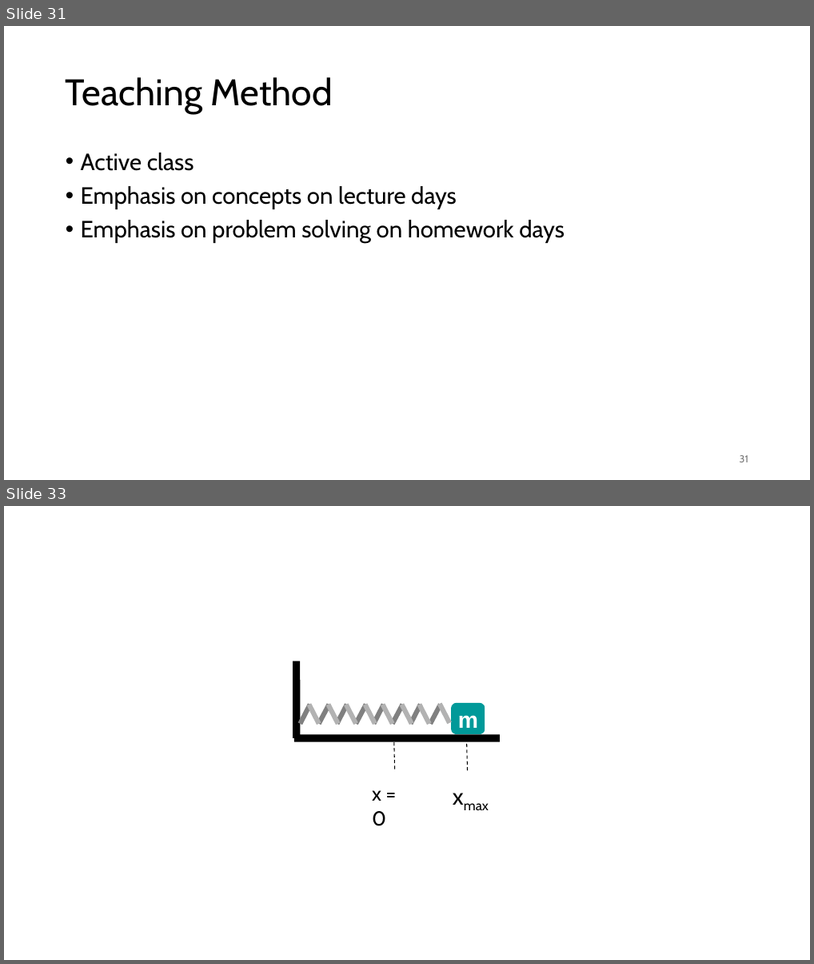
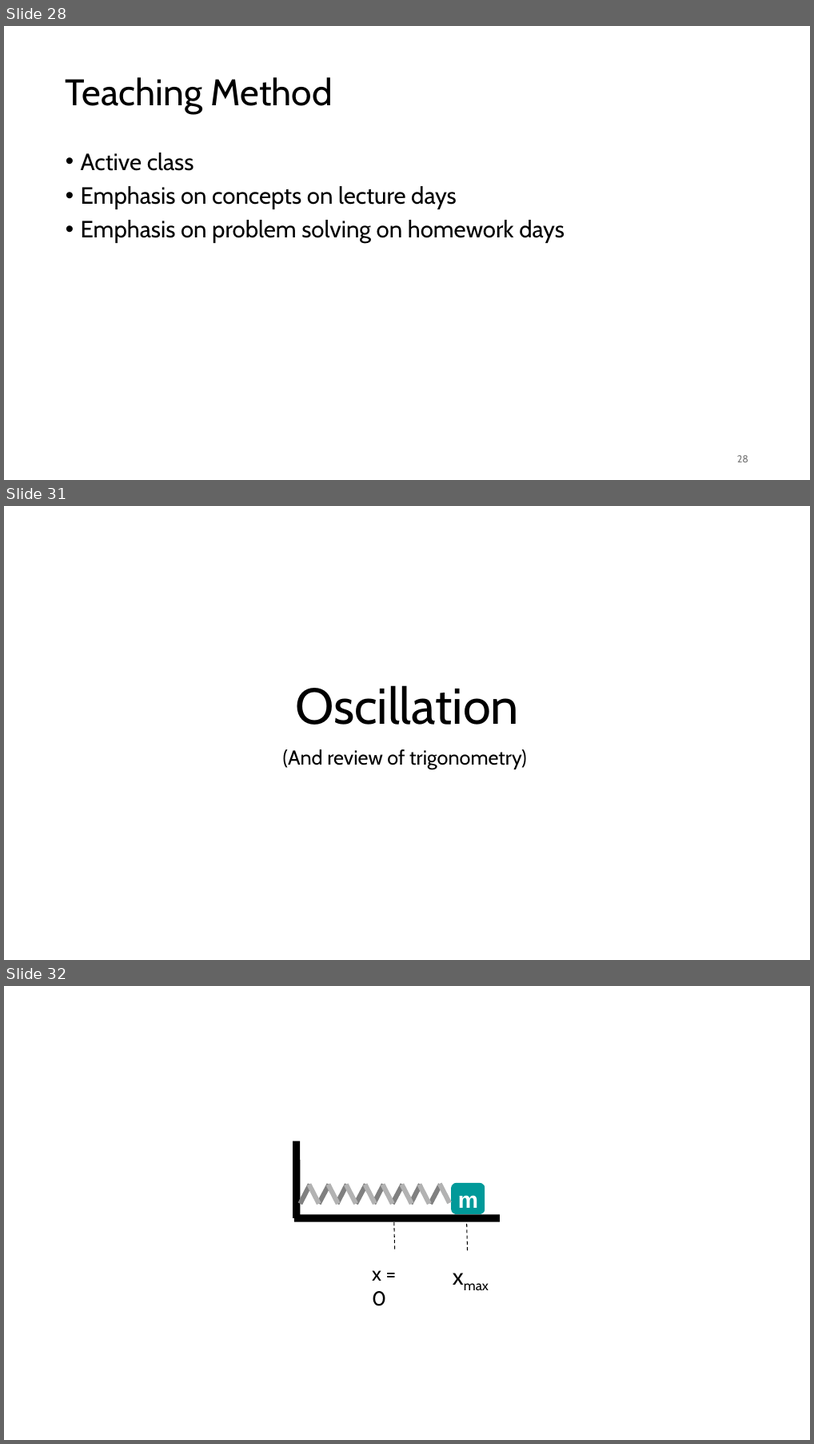
Before and after one commit to rtlines/Introductory-Physics-II, a slide deck: Lecture_Slides/PH 123 Lecture 01.pptx. Shown one above the other, each under a label of ours: slides 31 and 33 before the commit, slides 28, 31 and 32 after it; the slides between them are not shown. The pictures are 814x964 and 814x1444 pixels, drawn with LibreOffice and Linux fonts; fonts in the diff are those of the drawing. Boxes give left, top, right and bottom in pixels: in the first picture for what was removed or moved away, otherwise in the second. Text is boxed around its words. In the diff, an @@ line names an element or a change of style, - is before the commit and + after.

```diff
--- a/Lecture_Slides/PH 123 Lecture 01.pptx
+++ b/Lecture_Slides/PH 123 Lecture 01.pptx
@@ slide 31 added at bbox=[4, 506, 810, 960], background #FFFFFF @@
@@ title added at bbox=[295, 685, 519, 724], 60 pt, text #000000 @@
+Oscillation
@@ subtitle added at bbox=[283, 749, 527, 769], 24 pt, text #000000 @@
+(And review of trigonometry)
@@ what was slide 31 is now slide 28 @@
@@ page number at bbox=[738, 455, 749, 462]: text changed @@
-31
+28
@@ what was slide 33 is now slide 32 @@
```
Also in this commit, not shown: 11 slides changed, 2 other slides added, 2 slides removed, 25 other files.
